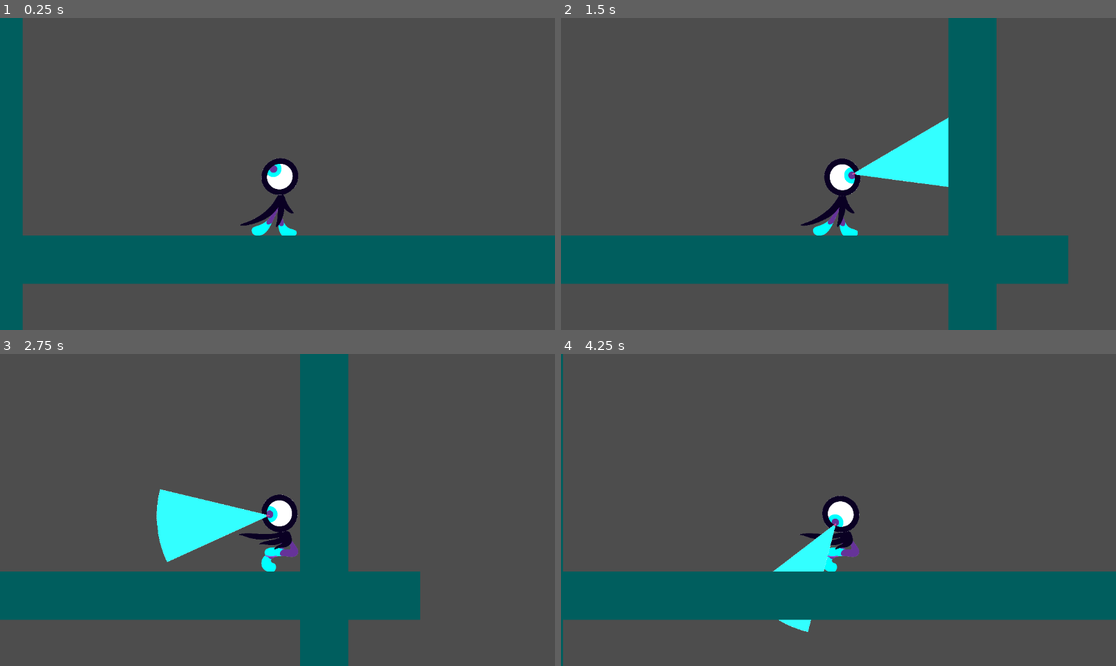
Above: before the commit, frames 1-4 (two rows, left to right).
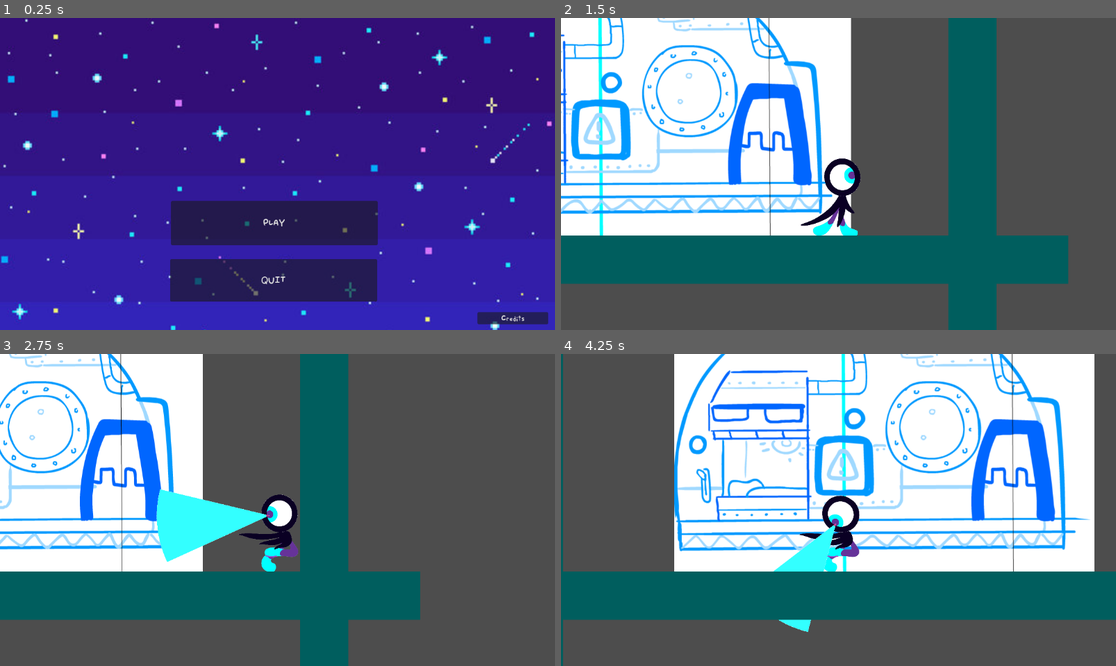
Above: after the commit, the same moments.

Repository: nicolaseschneider/bossrush
Game: Godot game, scene res://start_screen.tscn
Same seed, same stepped clock (60 frames per second), same inputs: the game is played once before the commit and once after it. Before the commit the project starts from res://main_scene.tscn.
Inputs (mouse positions are in pixels of both pictures, inside the frame that each line leads up to):
- Up to frame 1 (0.25 s): no input
- Up to frame 2 (1.5 s): click (832, 223) at 0.5 s, where only the run after the commit has a clickable "PLAY"; move the mouse to (960, 158) at 1.27 s; hold D (move_right) from 1.28 s (still down); tap Shift (boost) at 1.35 s
- Up to frame 3 (2.75 s): keep holding D (move_right); tap Space (jump) at 1.52, 2.27 s; move the mouse to (166, 525) at 2.02 s; click (166, 525) at 2.1 s
- Up to frame 4 (4.25 s): move the mouse to (894, 441) at 2.77 s; release D (move_right) at 2.78 s; hold Left (move_left) 2.78-3.53 s; tap Shift (boost) at 2.85 s; move the mouse to (810, 572) at 3.52 s; hold D (move_right) from 3.53 s (still down); click (810, 572) at 3.6 s; tap Space (jump) at 3.77 s

The runs differ from the first frame. In frame 1, 100% of the frame differs, in the area x 0-100%, y 0-100%; in frame 2, 37%; in frame 3, 24%; in frame 4, 51%.

Commit message:
Clean up
Cleaned up Animation Sprite for Winky

Diff:
--- a/main_scene.tscn
+++ b/main_scene.tscn
@@ -1,11 +1,16 @@
-[gd_scene load_steps=4 format=3 uid="uid://duqggi47ugmqh"]
+[gd_scene load_steps=5 format=3 uid="uid://duqggi47ugmqh"]
 
 [ext_resource type="Script" path="res://scenes/main/MainScene.gd" id="1_5ddjx"]
 [ext_resource type="PackedScene" uid="uid://dpt0dfqnlam8k" path="res://scenes/player.tscn" id="2_8c30s"]
+[ext_resource type="Texture2D" uid="uid://s7q3n83fhvo5" path="res://Sketch.png" id="2_td2e3"]
 [ext_resource type="PackedScene" uid="uid://dckridangs3gj" path="res://scenes/platform.tscn" id="3_q3ya2"]
 
 [node name="MainScene" type="Node2D"]
 script = ExtResource("1_5ddjx")
+
+[node name="Sketch" type="Sprite2D" parent="."]
+position = Vector2(721, 289)
+texture = ExtResource("2_td2e3")
 
 [node name="Player" parent="." instance=ExtResource("2_8c30s")]
 position = Vector2(583, 430)
@@ -23,3 +28,8 @@
 [node name="Platform4" parent="." instance=ExtResource("3_q3ya2")]
 position = Vector2(4, 311)
 rotation = 1.5708
+
+[node name="Node" type="Node" parent="."]
+
+[node name="Background" type="Node2D" parent="Node"]
+position = Vector2(-657, -16)
--- a/project.godot
+++ b/project.godot
@@ -11,13 +11,12 @@
 [application]
 
 config/name="BossRushGameJam"
-run/main_scene="res://main_scene.tscn"
+run/main_scene="res://start_screen.tscn"
 config/features=PackedStringArray("4.2", "GL Compatibility")
 config/icon="res://icon.svg"
 
 [display]
 
-mouse_cursor/custom_image="res://Place holder cusotm cursor 1.png"
 mouse_cursor/custom_image_hotspot=Vector2(32, 32)
 
 [gui]
--- a/scenes/player.tscn
+++ b/scenes/player.tscn
@@ -33,6 +33,23 @@
 animations = [{
 "frames": [{
 "duration": 1.0,
+"texture": ExtResource("10_2eu8r")
+}, {
+"duration": 1.0,
+"texture": ExtResource("11_uaory")
+}, {
+"duration": 1.0,
+"texture": ExtResource("12_7w4cs")
+}, {
+"duration": 1.0,
+"texture": ExtResource("13_xl2lq")
+}],
+"loop": true,
+"name": &"Hit",
+"speed": 5.0
+}, {
+"frames": [{
+"duration": 1.0,
 "texture": ExtResource("14_147fg")
 }, {
 "duration": 1.0,
@@ -46,6 +63,23 @@
 }],
 "loop": true,
 "name": &"Idle",
+"speed": 5.0
+}, {
+"frames": [{
+"duration": 1.0,
+"texture": ExtResource("18_jdi4v")
+}, {
+"duration": 1.0,
+"texture": ExtResource("19_ku6a4")
+}, {
+"duration": 1.0,
+"texture": ExtResource("20_1dloy")
+}, {
+"duration": 1.0,
+"texture": ExtResource("21_r5o6v")
+}],
+"loop": true,
+"name": &"Jump",
 "speed": 5.0
 }, {
 "frames": [{
@@ -71,92 +105,6 @@
 "name": &"Run",
 "speed": 5.0
 }, {
-"frames": [],
-"loop": true,
-"name": &"new_animation_1",
-"speed": 5.0
-}]
-
-[sub_resource type="CapsuleShape2D" id="CapsuleShape2D_2yohx"]
-radius = 40.0
-height = 166.0
-
-[sub_resource type="SpriteFrames" id="SpriteFrames_ghlyf"]
-animations = [{
-"frames": [{
-"duration": 1.0,
-"texture": ExtResource("10_2eu8r")
-}, {
-"duration": 1.0,
-"texture": ExtResource("11_uaory")
-}, {
-"duration": 1.0,
-"texture": ExtResource("12_7w4cs")
-}, {
-"duration": 1.0,
-"texture": ExtResource("13_xl2lq")
-}],
-"loop": true,
-"name": &"HIT",
-"speed": 5.0
-}, {
-"frames": [{
-"duration": 1.0,
-"texture": ExtResource("14_147fg")
-}, {
-"duration": 1.0,
-"texture": ExtResource("15_a3sum")
-}, {
-"duration": 1.0,
-"texture": ExtResource("16_50av4")
-}, {
-"duration": 1.0,
-"texture": ExtResource("17_w5hra")
-}],
-"loop": true,
-"name": &"IDLE",
-"speed": 5.0
-}, {
-"frames": [{
-"duration": 1.0,
-"texture": ExtResource("18_jdi4v")
-}, {
-"duration": 1.0,
-"texture": ExtResource("19_ku6a4")
-}, {
-"duration": 1.0,
-"texture": ExtResource("20_1dloy")
-}, {
-"duration": 1.0,
-"texture": ExtResource("21_r5o6v")
-}],
-"loop": true,
-"name": &"JUMP",
-"speed": 4.0
-}, {
-"frames": [{
-"duration": 1.0,
-"texture": ExtResource("22_yhiap")
-}, {
-"duration": 1.0,
-"texture": ExtResource("23_il54d")
-}, {
-"duration": 1.0,
-"texture": ExtResource("24_7m7dy")
-}, {
-"duration": 1.0,
-"texture": ExtResource("25_qed83")
-}, {
-"duration": 1.0,
-"texture": ExtResource("26_54o72")
-}, {
-"duration": 1.0,
-"texture": ExtResource("27_2617i")
-}],
-"loop": true,
-"name": &"RUN",
-"speed": 5.0
-}, {
 "frames": [{
 "duration": 1.0,
 "texture": ExtResource("28_rnpqj")
@@ -177,9 +125,13 @@
 "texture": ExtResource("33_2hagd")
 }],
 "loop": true,
-"name": &"SLIDE",
+"name": &"Slide",
 "speed": 5.0
 }]
+
+[sub_resource type="CapsuleShape2D" id="CapsuleShape2D_2yohx"]
+radius = 40.0
+height = 166.0
 
 [node name="Player" type="CharacterBody2D"]
 position = Vector2(76, 44)
@@ -211,14 +163,3 @@
 rotation = 1.5708
 scale = Vector2(0.25, 0.240779)
 texture = ExtResource("8_508gq")
-
-[node name="Legs" type="CharacterBody2D" parent="."]
-visible = false
-position = Vector2(6, 7)
-
-[node name="AnimatedSprite2D" type="AnimatedSprite2D" parent="Legs"]
-position = Vector2(-20, 77)
-scale = Vector2(0.239751, 0.239751)
-sprite_frames = SubResource("SpriteFrames_ghlyf")
-animation = &"SLIDE"
-frame_progress = 0.484548
Binary file added: Sketch.png
Not shown, added: Sketch.png.import
Binary file removed: Start Screen Placeholder.gif
Not shown: 1 places in scenes/player.tscn that only renumber resources
